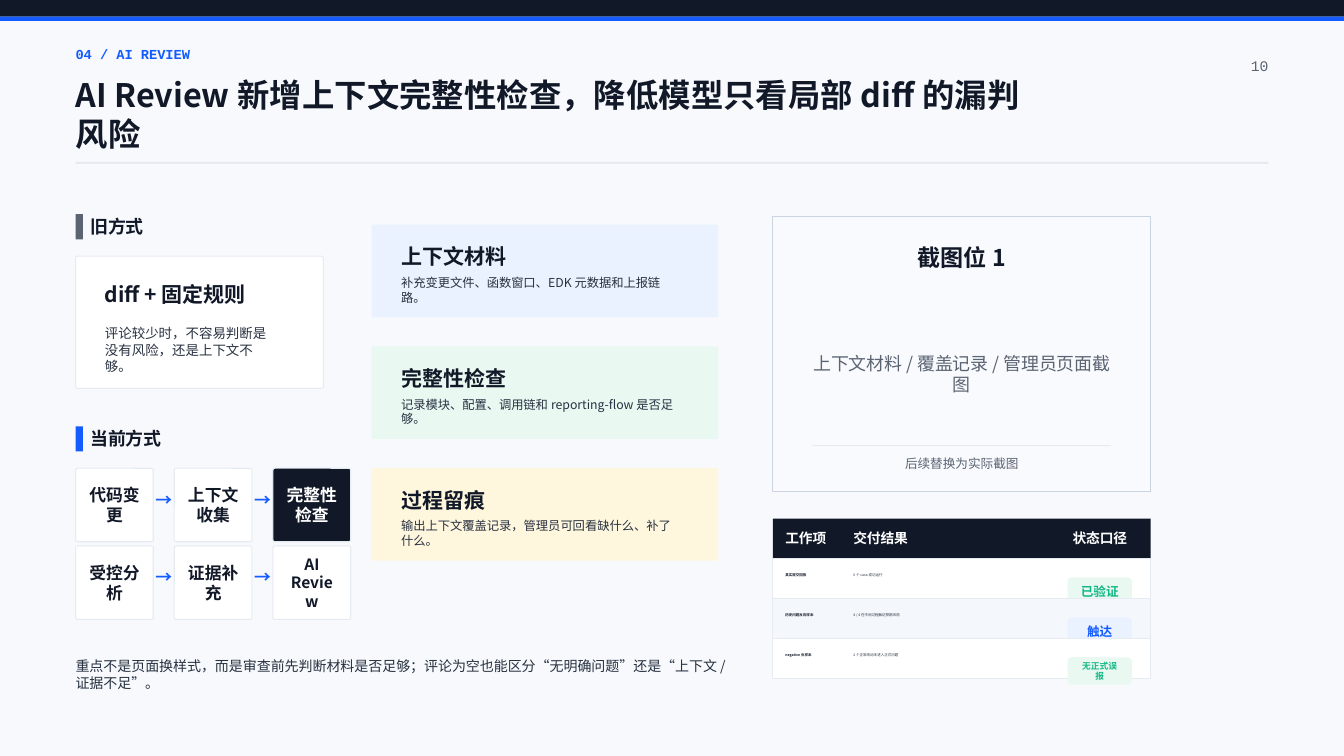
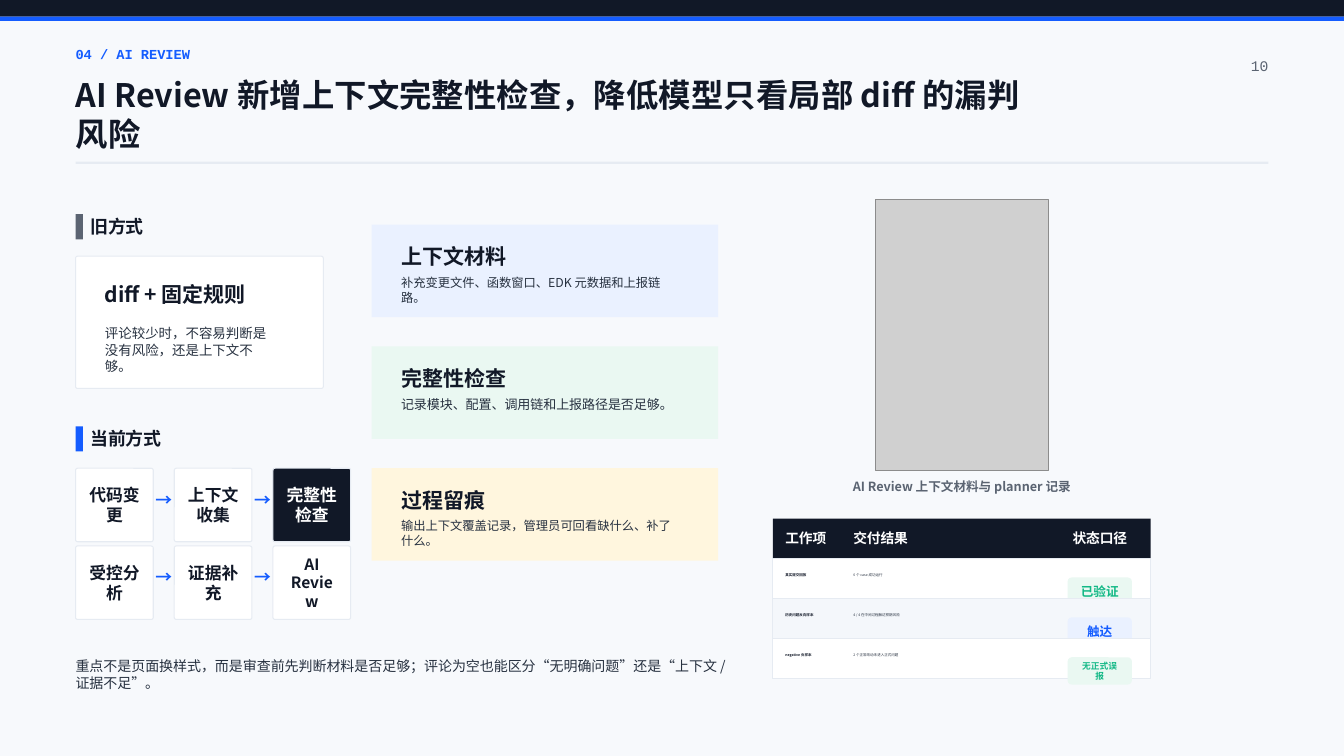
Before and after one commit to mhlucifer/personal-coach, a slide deck: slide 10 of ppt_work/bios_ai_stage_report_package_20260528/05_BIOS_AI_阶段汇报_瑞士工程风.pptx. Drawn at 1344x756 pixels with LibreOffice and Linux fonts; fonts in the diff are those of the drawing; grey boxes stand for pictures. Boxes give left, top, right and bottom in pixels: in the first picture for what was removed or moved away, otherwise in the second. Text is boxed around its words. In the diff, an @@ line names an element or a change of style, - is before the commit and + after.

Commit message:
Update BIOS AI report evidence package

```diff
--- a/ppt_work/bios_ai_stage_report_package_20260528/05_BIOS_AI_阶段汇报_瑞士工程风.pptx
+++ b/ppt_work/bios_ai_stage_report_package_20260528/05_BIOS_AI_阶段汇报_瑞士工程风.pptx
@@ picture added at bbox=[875, 200, 1049, 471] @@
@@ rectangle removed at bbox=[773, 217, 1151, 492] @@
@@ text removed at bbox=[918, 246, 1006, 268] @@
-截图位 1
@@ text at bbox=[401, 398, 673, 410]: text changed; size 8.7 to 9.3 pt @@
-记录模块、配置、调用链和 reporting-flow 是否足够。
+记录模块、配置、调用链和上报路径是否足够。
@@ rectangle removed at bbox=[813, 446, 1111, 447] @@
@@ text "AI Review 上下文材料与 planner 记录" at bbox=[853, 480, 1071, 494]: vertical alignment middle to top @@
@@ text removed at bbox=[905, 457, 1018, 469] @@
-后续替换为实际截图
@@ text at bbox=[853, 480, 1071, 494]: text changed; size 12.8 to 9 pt; bold on @@
-上下文材料 / 覆盖记录 / 管理员页面截图
+AI Review 上下文材料与 planner 记录
```
Also in this commit, not shown: 9 other slides changed, 8 other files.
